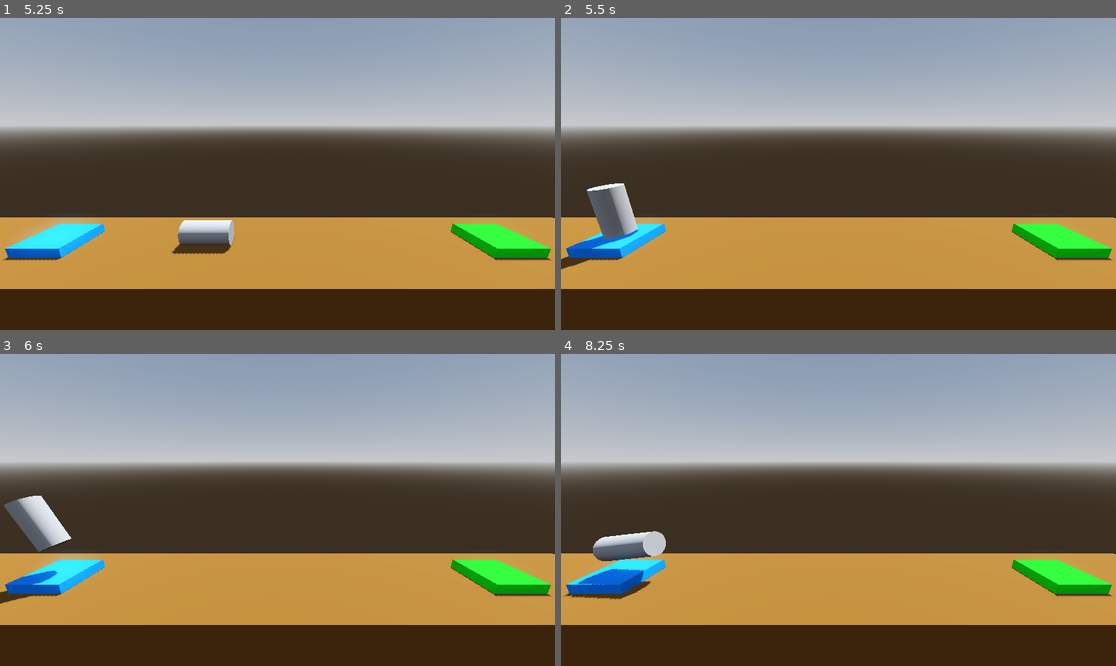
Above: before the commit, frames 1-4 (two rows, left to right).
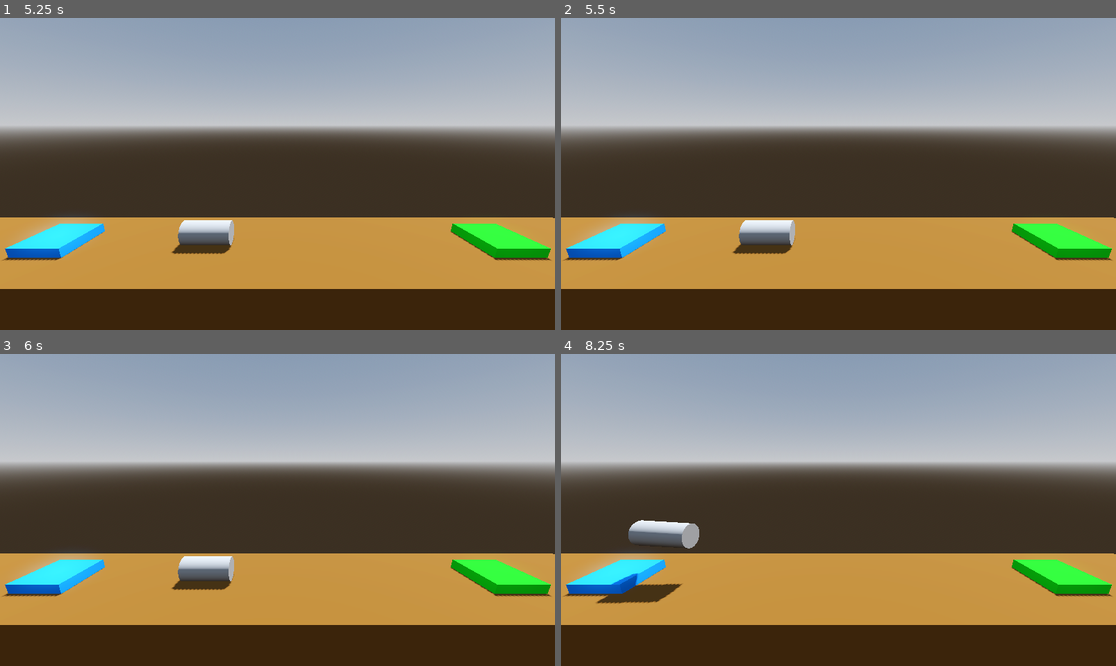
Above: after the commit, the same moments.

Repository: 253asap/projectBoost
Game: Godot game, scene res://Level/level.tscn
Same seed, same stepped clock (60 frames per second), same inputs: the game is played once before the commit and once after it.
Inputs:
- Up to frame 1 (5.25 s): tap Enter at 0.5, 5 s; hold D (rotateRight) 0.53-1.28 s; hold Space (boost) 0.53-1.28 s; hold A (rotateLeft) 1.28-2.03 s; tap Space (boost) at 1.35, 2.85, 4.35 s; hold Space (boost) 2.03-2.78 s; hold D (rotateRight) 2.03-3.53 s; hold Space (boost) 3.53-4.28 s; hold A (rotateLeft) from 3.53 s (still down); hold Space (boost) from 5.03 s (still down)
- Up to frame 2 (5.5 s): keep holding A (rotateLeft); keep holding Space (boost)
- Up to frame 3 (6 s): release A (rotateLeft) at 5.78 s; release Space (boost) at 5.78 s; hold D (rotateRight) from 5.78 s (still down); tap Space (boost) at 5.85 s
- Up to frame 4 (8.25 s): hold Space (boost) 6.53-7.28 s; tap Space (boost) at 7.35 s; release D (rotateRight) at 8.03 s; hold A (rotateLeft) from 8.03 s (still down); hold Space (boost) from 8.03 s (still down)

Frame 1 is identical in both runs. In frame 2, 2.5% of the frame differs, in the area x 0-43%, y 53-81%; in frame 3, 2.6%; in frame 4, 2.6%, in the area x 1-25%, y 53-80%.

Commit message:
have sound effects and tweening objects

Diff:
--- a/Level/level3.tscn
+++ b/Level/level3.tscn
@@ -67,6 +67,7 @@
 size = Vector3(2, 0.4, 2)
 material = SubResource("StandardMaterial3D_i2a6t")
 script = ExtResource("1_kppg5")
+file_path = "res://Level/level4.tscn"
 
 [node name="Camera3D" type="Camera3D" parent="."]
 transform = Transform3D(1, 0, 0, 0, 0.97237, 0.233445, 0, -0.233445, 0.97237, -0.205, 4.875, 7.725)
--- a/Level/level4.tscn
+++ b/Level/level4.tscn
@@ -53,6 +53,7 @@
 size = Vector3(2, 0.4, 2)
 material = SubResource("StandardMaterial3D_i2a6t")
 script = ExtResource("1_gihfh")
+file_path = "NA"
 
 [node name="Camera3D" type="Camera3D" parent="."]
 transform = Transform3D(1, 0, 0, 0, 0.97237, 0.233445, 0, -0.233445, 0.97237, -0.205, 4.875, 7.725)
--- a/Player.gd
+++ b/Player.gd
@@ -3,6 +3,10 @@
 ## How much vertical force to apply when moving
 @export_range(750.0, 3000.0) var thrust: float = 1000.0
 @export var torqueThrust: float = 100.0
+
+@onready var explosionSound := $ExplosionAudio
+@onready var successAudio := $SuccessAudio
+@onready var rocketAudio := $RocketAudio
 
 var isTransitioning := false
 
@@ -10,6 +14,10 @@
 func _process(delta: float) -> void:
 	if Input.is_action_pressed("boost"):
 		apply_central_force(basis.y * delta * thrust)
+		if !rocketAudio.playing:
+			rocketAudio.play()
+	else:
+		rocketAudio.stop()
 
 	if Input.is_action_pressed("rotateLeft"):
 		apply_torque(Vector3(0.0, 0.0, torqueThrust * delta))
@@ -27,15 +35,20 @@
 
 func crashSequence() -> void:
 	print("You lose")
+	explosionSound.play()
 	tweenTrans(get_tree().reload_current_scene)
 
 func completeLevel(next_level_file: String) -> void:
 	print("winner winner chicken dinner")
-	tweenTrans(get_tree().change_scene_to_file.bind(next_level_file))
+	successAudio.play()
+	if next_level_file == "NA":
+		tweenTrans(get_tree().quit)
+	else:
+		tweenTrans(get_tree().change_scene_to_file.bind(next_level_file))
 
 func tweenTrans(callFunc: Callable) -> void:
 	set_process(false)
 	isTransitioning = true
 	var tween = create_tween()
-	tween.tween_interval(1.5)
+	tween.tween_interval(2.5)
 	tween.tween_callback(callFunc)
--- a/moving_obstacle.gd
+++ b/moving_obstacle.gd
@@ -1,11 +1,15 @@
 extends AnimatableBody3D
 
 @export var destination: Vector3
-@export var duration: float
+@export var duration: float = 1.0
 
 # Called when the node enters the scene tree for the first time.
 func _ready() -> void:
-	pass # Replace with function body.
+	var tween = create_tween()
+	tween.set_loops()
+	tween.set_trans(Tween.TRANS_SINE)
+	tween.tween_property(self, "global_position", global_position + destination, duration)
+	tween.tween_property(self, "global_position", global_position, duration)
 
 
 # Called every frame. 'delta' is the elapsed time since the previous frame.
--- a/moving_obstacle.tscn
+++ b/moving_obstacle.tscn
@@ -11,8 +11,10 @@
 [sub_resource type="ConvexPolygonShape3D" id="ConvexPolygonShape3D_sg542"]
 points = PackedVector3Array(-1.5, -1.49971, -1.49971, 1.5, 1.49978, 1.49978, 1.5, -1.49978, 1.49978, 1.5, 1.49978, -1.49978, -1.5, 1.49971, 1.49971, 1.5, -1.49978, -1.49978, -1.5, -1.49971, 1.49971, -1.5, 1.49971, -1.49971)
 
-[node name="movingObstacle" type="AnimatableBody3D"]
+[node name="movingObstacle" type="AnimatableBody3D" groups=["Hazard"]]
 script = ExtResource("1_0hbp5")
+destination = Vector3(0, 2, 0)
+duration = 3.0
 
 [node name="MeshInstance3D" type="MeshInstance3D" parent="."]
 transform = Transform3D(1, 0, 0, 0, 1, 0, 0, 0, 1, 0, 1.981, 0)
--- a/player.tscn
+++ b/player.tscn
@@ -1,6 +1,9 @@
-[gd_scene load_steps=4 format=3 uid="uid://ck4pj3q50i6xk"]
+[gd_scene load_steps=7 format=3 uid="uid://ck4pj3q50i6xk"]
 
 [ext_resource type="Script" path="res://Player.gd" id="1_7beyc"]
+[ext_resource type="AudioStream" uid="uid://giq4vg7w3g65" path="res://Audio/SFX - Death Explosion.ogg" id="2_wnpg5"]
+[ext_resource type="AudioStream" uid="uid://dpwyyd7nlnh27" path="res://Audio/SFX - Success.ogg" id="3_fxxqx"]
+[ext_resource type="AudioStream" uid="uid://dt047jfyfv7t3" path="res://Audio/SFX - Main engine thrust.ogg" id="4_c7swc"]
 
 [sub_resource type="CylinderMesh" id="CylinderMesh_svoxy"]
 
@@ -22,4 +25,15 @@
 [node name="CollisionShape3D" type="CollisionShape3D" parent="."]
 shape = SubResource("CylinderShape3D_euqyw")
 
+[node name="ExplosionAudio" type="AudioStreamPlayer" parent="."]
+stream = ExtResource("2_wnpg5")
+volume_db = -9.0
+
+[node name="SuccessAudio" type="AudioStreamPlayer" parent="."]
+stream = ExtResource("3_fxxqx")
+volume_db = -9.0
+
+[node name="RocketAudio" type="AudioStreamPlayer3D" parent="."]
+stream = ExtResource("4_c7swc")
+
 [connection signal="body_entered" from="." to="." method="_on_body_entered"]
Not shown, added: Audio/SFX - Death Explosion.ogg.import
Not shown, added: Audio/SFX - Main engine thrust.ogg.import
Not shown, added: Audio/SFX - Success.ogg.import
Not shown, added: Audio/SFX - Death Explosion.ogg
Not shown, added: Audio/SFX - Main engine thrust.ogg
Not shown, added: Audio/SFX - Success.ogg
